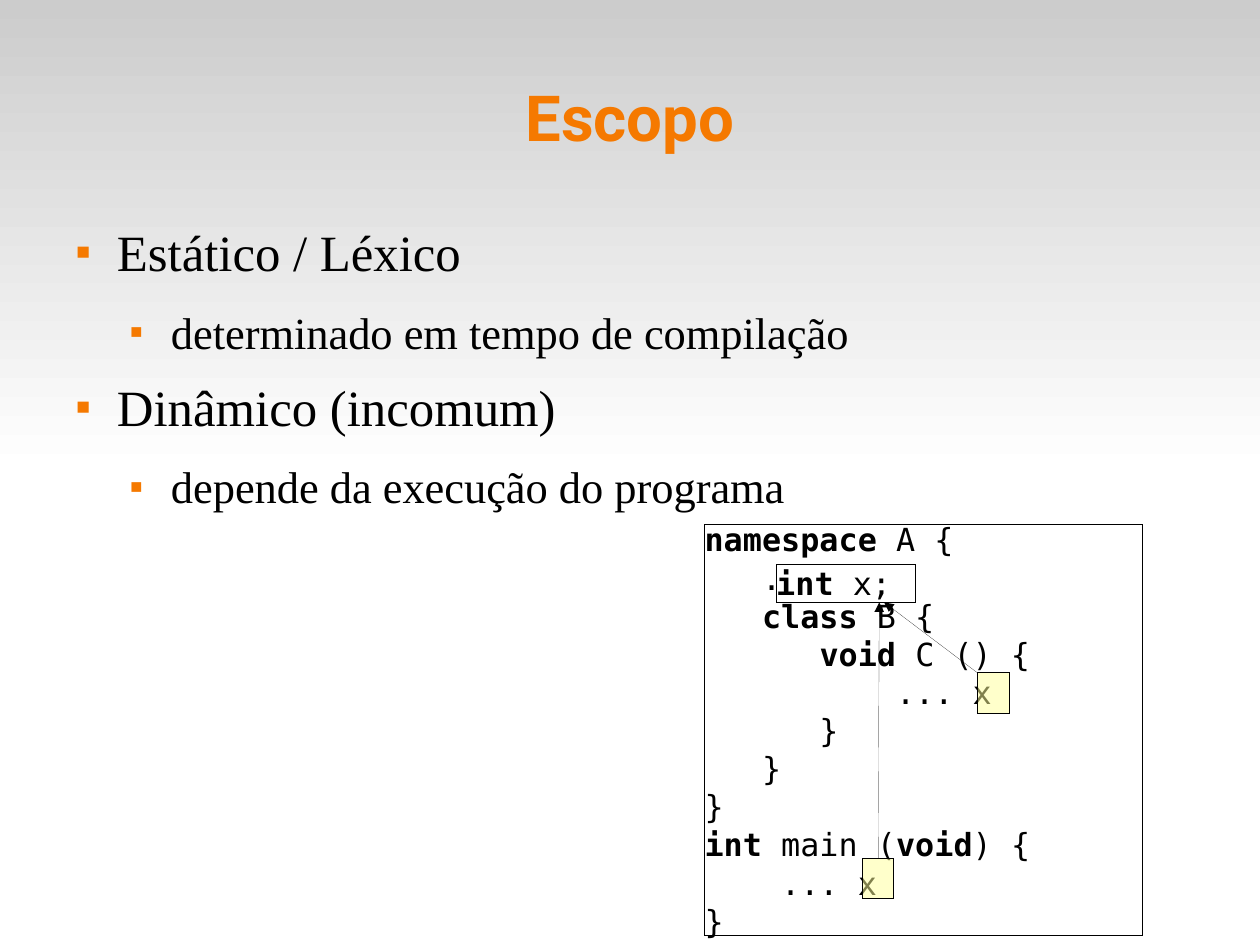
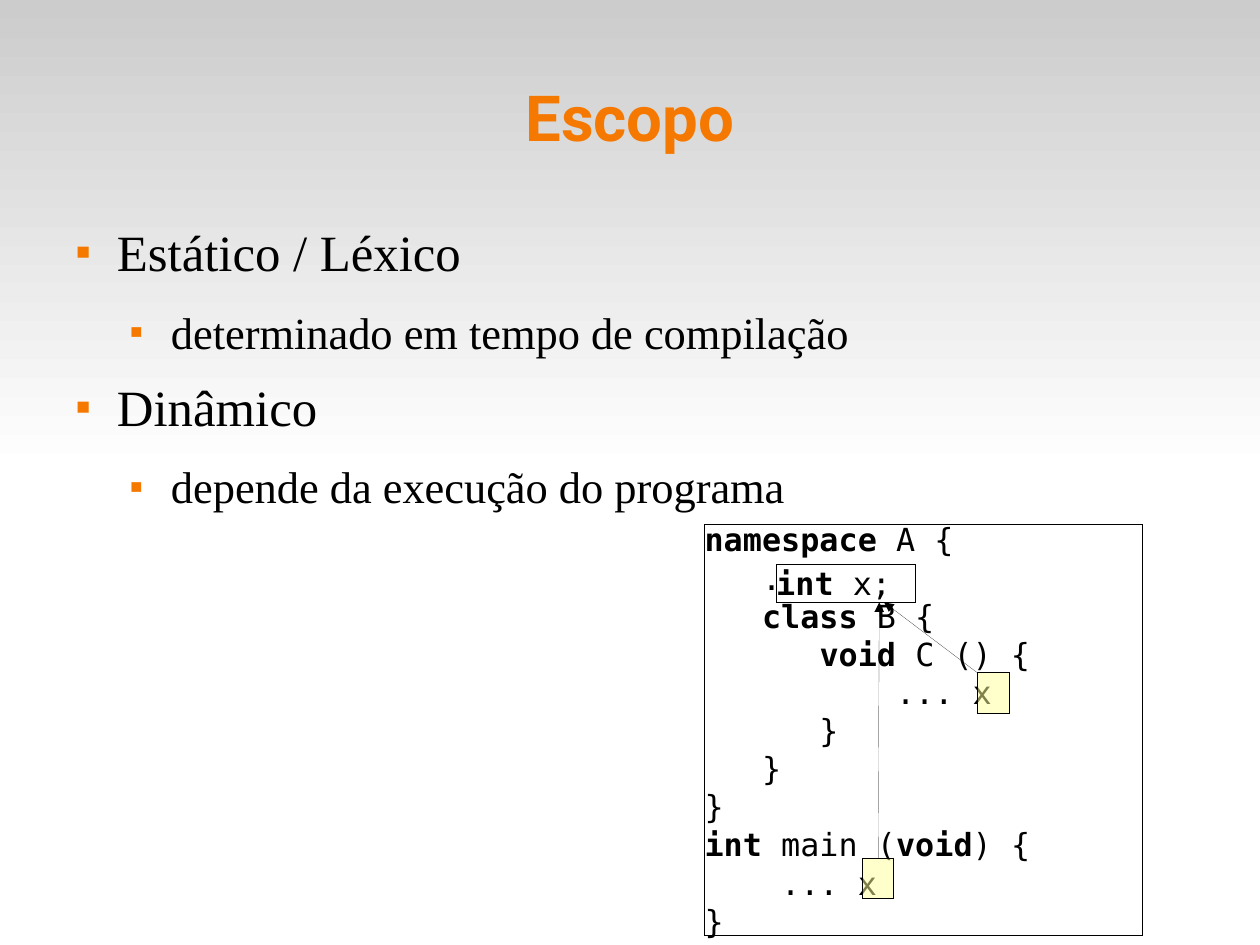
Before and after one commit to fsantanna-uerj/EDL, a slide deck: slide 9 of slides/edl-04-scope.odp. Drawn at 1260x945 pixels with LibreOffice and Linux fonts; fonts in the diff are those of the drawing. Boxes give left, top, right and bottom in pixels: in the first picture for what was removed or moved away, otherwise in the second. Text is boxed around its words. In the diff, an @@ line names an element or a change of style, - is before the commit and + after.

```diff
--- a/slides/edl-04-scope.odp
+++ b/slides/edl-04-scope.odp
@@ text at [117, 390, 317, 427]: text changed @@
-■ Dinâmico (incomum)
+■ Dinâmico
```
Also in this commit, not shown: 3 other slides changed, 1 slide added, 1 other file.
